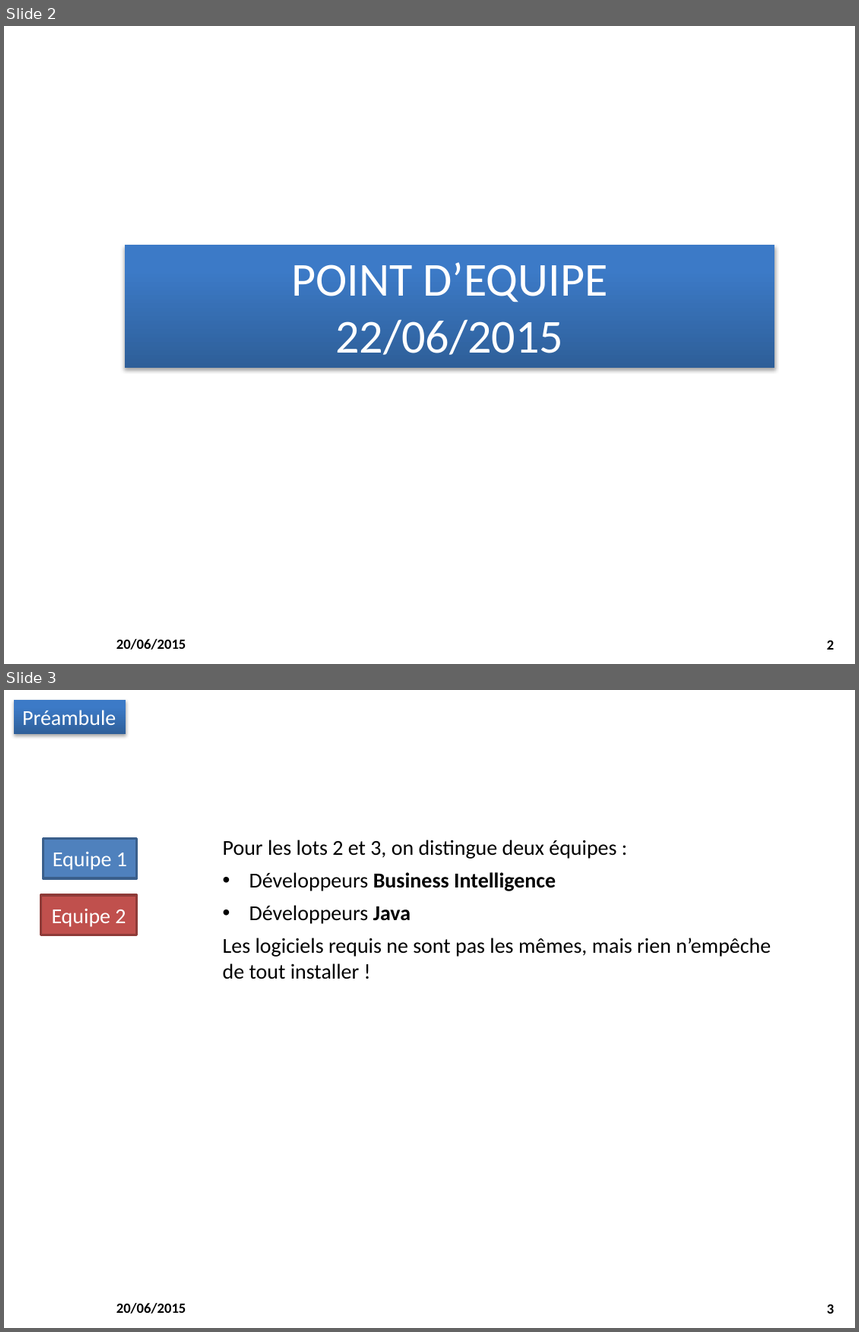
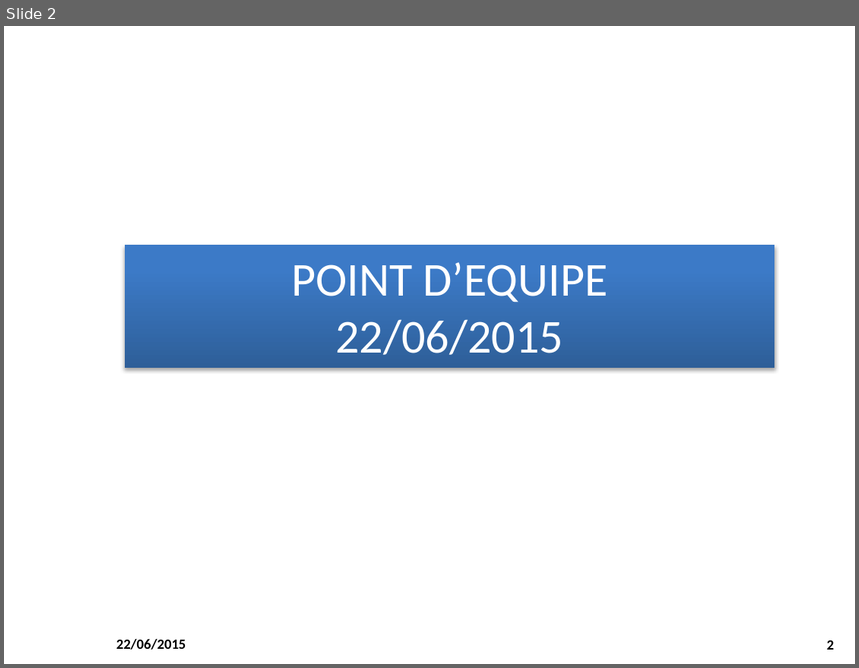
Before and after one commit to M2SIID-ODE/Projet_ODE, a slide deck: Documentation/4 - Suivi projet/Point_Equipe_2015-06_22.pptx. Shown one above the other, each under a label of ours: slides 2 and 3 before the commit, slide 2 after it. The pictures are 859x1332 and 859x668 pixels, drawn with LibreOffice and Linux fonts; fonts in the diff are those of the drawing; background and template pictures are left out. Boxes give left, top, right and bottom in pixels: in the first picture for what was removed or moved away, otherwise in the second. Text is boxed around its words. In the diff, an @@ line names an element or a change of style, - is before the commit and + after.

Commit message:
Point d'équipe du 22/06
Point d'équipe du 22/06

```diff
--- a/Documentation/4 - Suivi projet/Point_Equipe_2015-06_22.pptx
+++ b/Documentation/4 - Suivi projet/Point_Equipe_2015-06_22.pptx
@@ slide 3 removed at box(4, 690, 855, 1328), background #FFFFFF; not listed: 2 template elements that a slide beside it also shows @@
@@ rectangle removed at box(14, 700, 126, 734) @@
-Préambule
@@ rectangle removed at box(44, 838, 137, 878) @@
-Equipe 1
@@ text removed at box(223, 840, 771, 980) @@
-Pour les lots 2 et 3, on distingue deux équipes :
-• Développeurs Business Intelligence
-• Développeurs Java
-Les logiciels requis ne sont pas les mêmes, mais rien n’empêche de tout installer !
@@ rectangle removed at box(40, 895, 137, 935) @@
-Equipe 2
@@ slide 2 changed as well @@
@@ text at box(116, 639, 186, 650): text changed @@
-20/06/2015
+22/06/2015
```
Also in this commit, not shown: 3 other slides changed, 6 slides added, 1 other slide removed.
